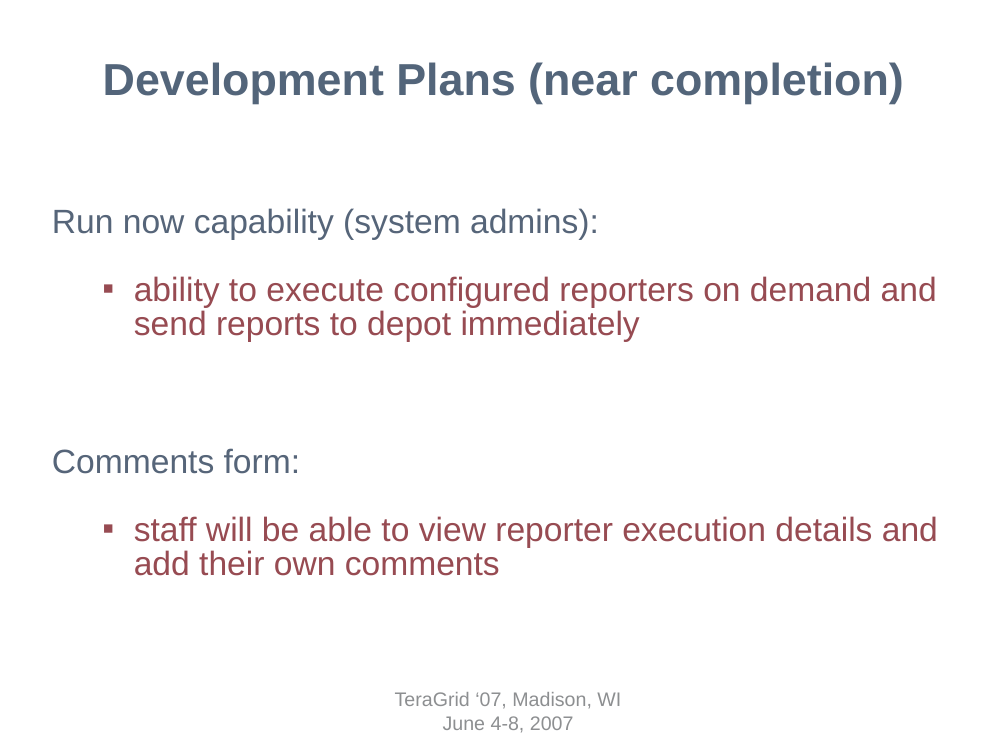
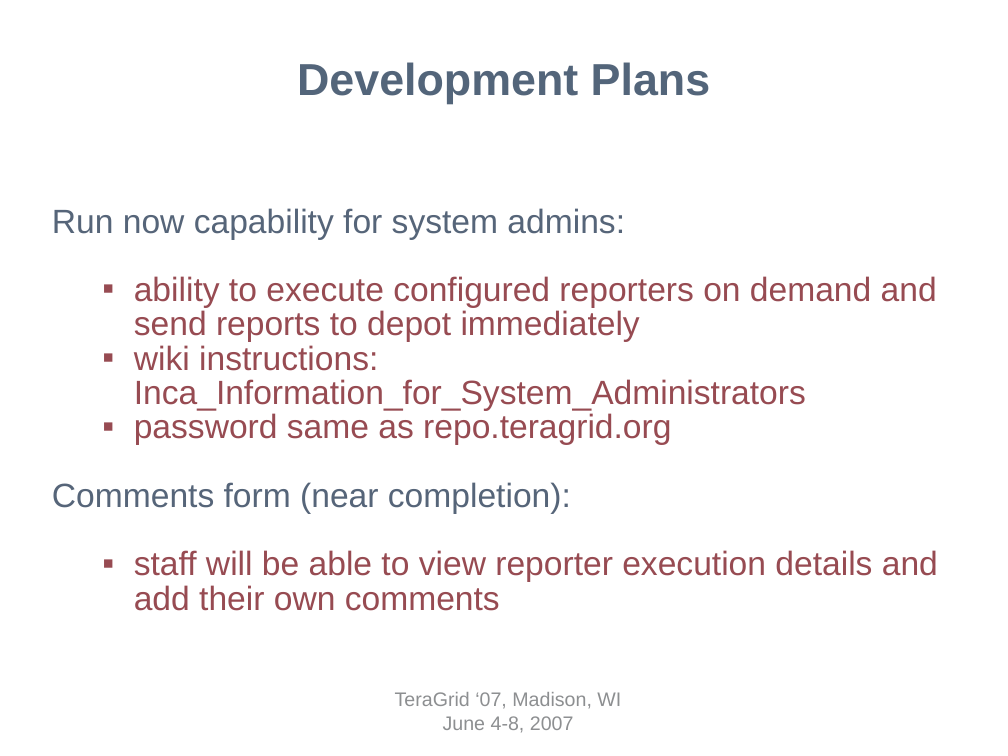
Before and after one commit to IncaProject/inca-xsede, a slide deck: slide 20 of talks/tg07-inca.ppt. Drawn at 1008x756 pixels with LibreOffice and Linux fonts; fonts in the diff are those of the drawing; background and template pictures are left out. Boxes give left, top, right and bottom in pixels: in the first picture for what was removed or moved away, otherwise in the second. Text is boxed around its words. In the diff, an @@ line names an element or a change of style, - is before the commit and + after.

Commit message:
small changes

```diff
--- a/talks/tg07-inca.ppt
+++ b/talks/tg07-inca.ppt
@@ title at <box>297,62,710,104</box>: text changed @@
-Development Plans (near completion)
+Development Plans
@@ text at <box>52,208,625,240</box>: text changed @@
-Run now capability (system admins):
+Run now capability for system admins:
@@ text at <box>52,345,806,514</box>: text changed; text colour #566579 to #974B52 @@
-Comments form:
+  ▪ wiki instructions: Inca_Information_for_System_Administrators
+  ▪ password same as repo.teragrid.org
+Comments form (near completion):
```
Also in this commit, not shown: 2 other slides changed.
